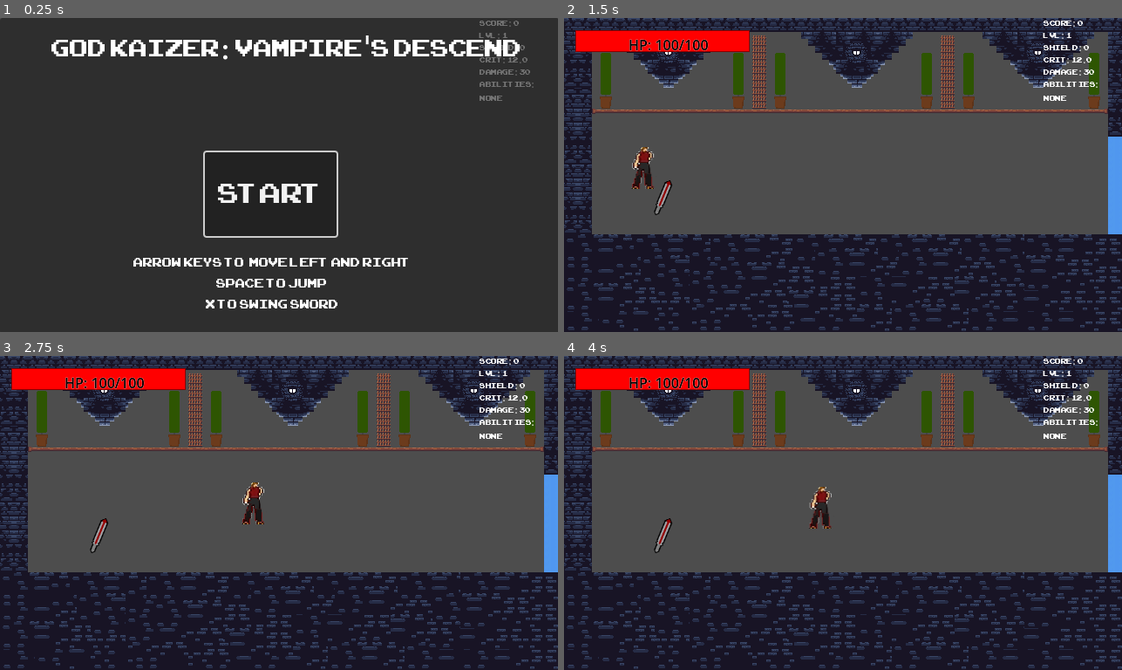
Above: before the commit, frames 1-4 (two rows, left to right).
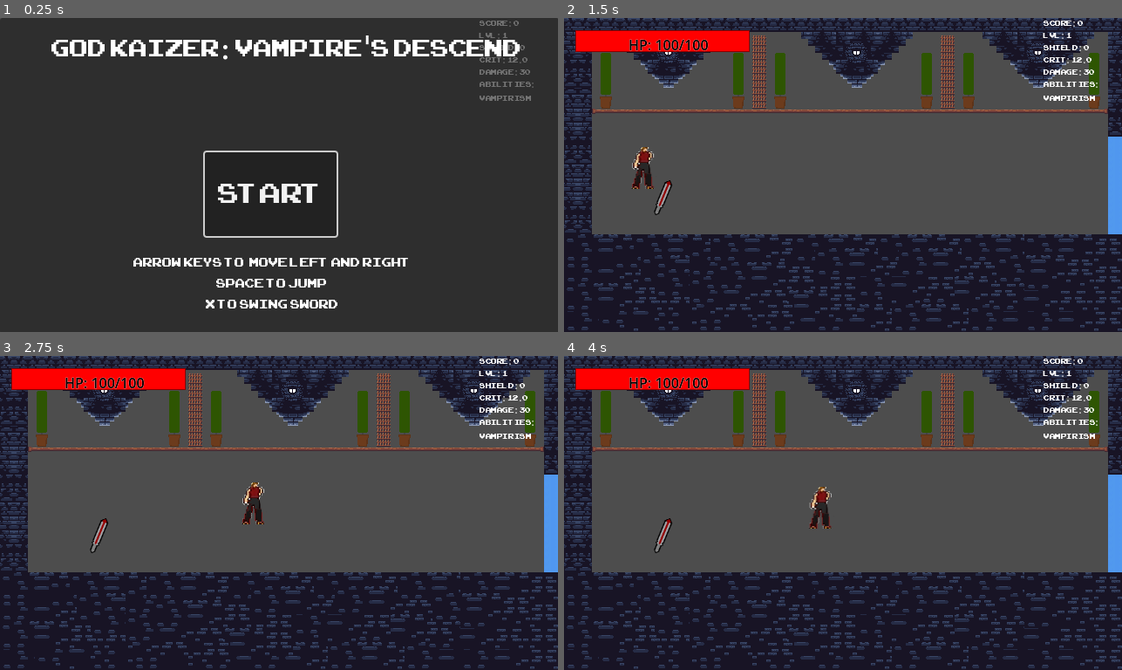
Above: after the commit, the same moments.

Repository: CaptainAbby-Mittens/God-Kaizer-Vampire-s-Descent
Game: Godot game, scene res://scenes/Area1/MainMenu.tscn
The game is run twice, just before and just after one commit, with the same random seed, the same clock (stepped at 60 frames per second) and the same inputs.
Inputs:
- Up to frame 1 (0.25 s): no input
- Up to frame 2 (1.5 s): click "Start" at 0.5 s; tap Enter (ui_accept) at 1.25 s; hold Right (ui_right) from 1.28 s (still down); tap X (attack) at 1.35 s
- Up to frame 3 (2.75 s): keep holding Right (ui_right); tap Enter (ui_accept) at 1.52, 2.27 s; tap X (attack) at 2.1 s
- Up to frame 4 (4 s): release Right (ui_right) at 2.78 s; hold Left (ui_left) 2.78-3.53 s; tap X (attack) at 2.85, 3.6 s; hold Right (ui_right) from 3.53 s (still down); tap Enter (ui_accept) at 3.77 s

The runs differ from the first frame. In frame 1, less than 0.1% of the frame differs, in the area x 85-96%, y 24-27%; in frame 2, less than 0.1%; in frame 3, less than 0.1%; in frame 4, less than 0.1%.

Commit message:
Added vampirism

Diff:
--- a/Project God Kaizer Vampire's Descend/scenes/Area1/room_8.tscn
+++ b/Project God Kaizer Vampire's Descend/scenes/Area1/room_8.tscn
@@ -6,6 +6,7 @@
 [ext_resource type="Texture2D" uid="uid://dix54a2fynupc" path="res://assets/Dungeon Tile Set.png" id="4_ty528"]
 [ext_resource type="PackedScene" uid="uid://bq6sdwuehhjt6" path="res://scenes/Platforms/Unlock Platform Area 1.tscn" id="6_kn0tp"]
 [ext_resource type="PackedScene" uid="uid://vpg15akjhk1k" path="res://scenes/Teleporters/Room_20 to Room_1.tscn" id="6_qhgb5"]
+[ext_resource type="Script" uid="uid://df71th1s7quae" path="res://scripts/Key and platform scripts/Area2Platform.gd" id="7_kn0tp"]
 
 [sub_resource type="TileSetAtlasSource" id="TileSetAtlasSource_qhgb5"]
 texture = ExtResource("3_huqxg")
@@ -14296,7 +14297,7 @@
 [node name="Room8" type="Node2D"]
 
 [node name="player" parent="." instance=ExtResource("2_18htk")]
-position = Vector2(35, 198)
+position = Vector2(33, 200)
 
 [node name="Camera2D" type="Camera2D" parent="."]
 position = Vector2(320, 180)
@@ -14316,6 +14317,7 @@
 
 [node name="UnlockPlatformArea2" parent="." instance=ExtResource("6_kn0tp")]
 position = Vector2(471, 252)
+script = ExtResource("7_kn0tp")
 
 [node name="Room20ToRoom2" parent="." instance=ExtResource("6_qhgb5")]
 position = Vector2(473, 328)
--- a/Project God Kaizer Vampire's Descend/scripts/Game Manager.gd
+++ b/Project God Kaizer Vampire's Descend/scripts/Game Manager.gd
@@ -138,7 +138,7 @@
 var has_key4: bool = false
 var boss_killed_1: bool = false
 var score: int = 0
-var vampirism: bool = false
+var vampirism: bool = true
 var firesword: bool = false
 var shield: int = 0
 var crit: float = 12
@@ -149,6 +149,10 @@
 # Signal for UI updates (optional)
 signal playtime_updated(playtime_seconds)
 
+
+func grant_vampirism():
+	if randf() < 0.25:
+		vampirism = true
 func crit_strike():
 	if randf()< crit/100:
 		return RandomNumberGenerator.new().randf_range(1.25, 1.75)
--- a/Project God Kaizer Vampire's Descend/scripts/Vampire Scripts/Black Vampire Boxx Sword.gd
+++ b/Project God Kaizer Vampire's Descend/scripts/Vampire Scripts/Black Vampire Boxx Sword.gd
@@ -266,8 +266,13 @@
 	print("Vampire took ", amount, " damage! Health: ", current_health)
 	if current_health <= 0:
 		die()
+func vampirism_active():
+	if GameManager.vampirism:
+		player.heal(max_health*0.05)
 
 func die():
+	vampirism_active()
+	GameManager.grant_vampirism()
 	GameManager.crit += 1
 	GameManager.grant_shield()
 	current_state = State.DEAD
--- a/Project God Kaizer Vampire's Descend/scripts/Vampire Scripts/Black Vampire Sword.gd
+++ b/Project God Kaizer Vampire's Descend/scripts/Vampire Scripts/Black Vampire Sword.gd
@@ -238,8 +238,11 @@
 	print("Vampire took ", amount, " damage! Health: ", current_health)
 	if current_health <= 0:
 		die()
-
+func vampirism_active():
+	if GameManager.vampirism:
+		player.heal(max_health*0.05)
 func die():
+	vampirism_active()
 	GameManager.grant_shield()
 	current_state = State.DEAD
 	update_sprite_frame()
--- a/Project God Kaizer Vampire's Descend/scripts/Vampire Scripts/BlueVampire Sword.gd
+++ b/Project God Kaizer Vampire's Descend/scripts/Vampire Scripts/BlueVampire Sword.gd
@@ -238,8 +238,11 @@
 	print("Vampire took ", amount, " damage! Health: ", current_health)
 	if current_health <= 0:
 		die()
-
+func vampirism_active():
+	if GameManager.vampirism:
+		player.heal(max_health*0.05)
 func die():
+	vampirism_active()
 	GameManager.grant_shield()
 	current_state = State.DEAD
 	update_sprite_frame()
--- a/Project God Kaizer Vampire's Descend/scripts/Vampire Scripts/Fire Vampire.gd
+++ b/Project God Kaizer Vampire's Descend/scripts/Vampire Scripts/Fire Vampire.gd
@@ -238,8 +238,11 @@
 	print("Vampire took ", amount, " damage! Health: ", current_health)
 	if current_health <= 0:
 		die()
-
+func vampirism_active():
+	if GameManager.vampirism:
+		player.heal(max_health*0.05)
 func die():
+	vampirism_active()
 	GameManager.grant_shield()
 	current_state = State.DEAD
 	update_sprite_frame()
--- a/Project God Kaizer Vampire's Descend/scripts/Vampire Scripts/Ice Vampire Sword.gd
+++ b/Project God Kaizer Vampire's Descend/scripts/Vampire Scripts/Ice Vampire Sword.gd
@@ -238,8 +238,11 @@
 	print("Vampire took ", amount, " damage! Health: ", current_health)
 	if current_health <= 0:
 		die()
-
+func vampirism_active():
+	if GameManager.vampirism:
+		player.heal(max_health*0.05)
 func die():
+	vampirism_active()
 	GameManager.grant_shield()
 	current_state = State.DEAD
 	update_sprite_frame()
--- a/Project God Kaizer Vampire's Descend/scripts/Vampire Scripts/StoneVampire.gd
+++ b/Project God Kaizer Vampire's Descend/scripts/Vampire Scripts/StoneVampire.gd
@@ -242,8 +242,11 @@
 	print("Vampire took ", amount, " damage! Health: ", current_health)
 	if current_health <= 0:
 		die()
-
+func vampirism_active():
+	if GameManager.vampirism:
+		player.heal(max_health*0.05)
 func die():
+	vampirism_active()
 	GameManager.grant_shield()
 	current_state = State.DEAD
 	update_sprite_frame()
--- a/Project God Kaizer Vampire's Descend/scripts/Vampire Scripts/red Vampire Sword.gd
+++ b/Project God Kaizer Vampire's Descend/scripts/Vampire Scripts/red Vampire Sword.gd
@@ -238,8 +238,11 @@
 	print("Vampire took ", amount, " damage! Health: ", current_health)
 	if current_health <= 0:
 		die()
-
+func vampirism_active():
+	if GameManager.vampirism:
+		player.heal(max_health*0.05)
 func die():
+	vampirism_active()
 	GameManager.grant_shield()
 	current_state = State.DEAD
 	update_sprite_frame()
--- a/Project God Kaizer Vampire's Descend/scripts/Vampire Scripts/void sword.gd
+++ b/Project God Kaizer Vampire's Descend/scripts/Vampire Scripts/void sword.gd
@@ -292,8 +292,11 @@
 
 	vampire.global_position = spawn_position
 	get_tree().current_scene.add_child(vampire)
-
+func vampirism_active():
+	if GameManager.vampirism:
+		player.heal(max_health*0.05)
 func die():
+	vampirism_active()
 	GameManager.grant_shield()
 	current_state = State.DEAD
 	update_sprite_frame()
Not shown: 1 places in Project God Kaizer Vampire's Descend/scenes/Area1/room_8.tscn that only renumber resources
